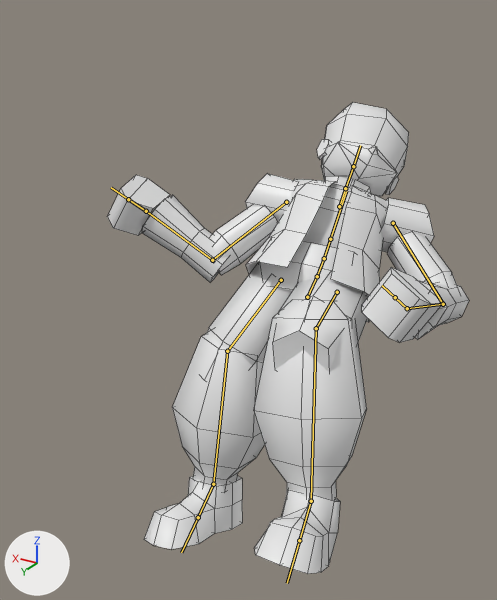
One commit to the FBX model Assets/Models/MainChar.fbx: the scene before it, then after it.
The view is the same before and after, from a camera (50 mm lens) standing at (-0.789, 1.611, 1.16) and looking at (0.135, 0.07, 0.39). Lighting does not change. The marker at lower left points along +X, +Y and +Z. Both versions are drawn at frame 20 of the action 'Laying'; the numbers are the values there. The bones that bend it are drawn over the model as lines. Mesh edges are drawn as thin lines.

In view in the first picture: 'GokuranChar'.
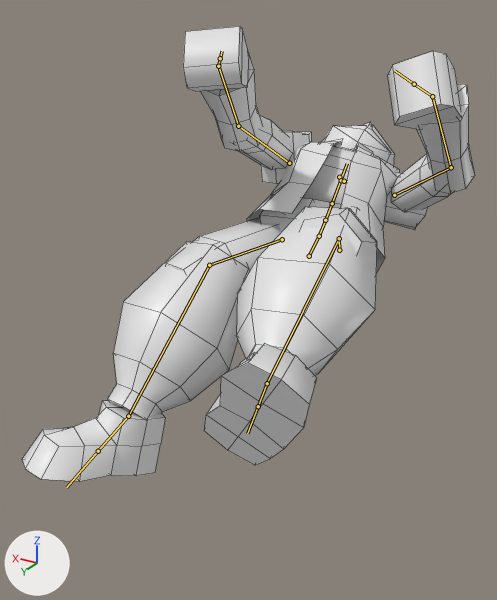
Pixel boxes [x1, y1, x2, y2] of what changed, in the pictures (497 x 600 px):
'GokuranChar', posed (25% wider): before [107, 102, 469, 574]; after [22, 26, 475, 482]
bone 'spine', root to tip: before (307, 297) to (318, 274); after (309, 256) to (320, 233)
bone 'spine.001', root to tip: before (317, 276) to (324, 258); after (319, 236) to (325, 220)
bone 'spine.002', root to tip: before (324, 258) to (330, 239); after (325, 220) to (332, 203)
bone 'spine.004', root to tip: before (339, 206) to (345, 188); after (339, 177) to (341, 180)
bone 'upper_arm.R', root to tip: before (286, 202) to (212, 260); after (289, 163) to (238, 126)
bone 'forearm.R', root to tip: before (212, 260) to (146, 211); after (238, 126) to (218, 66)
bone 'upper_arm.L', root to tip: before (393, 223) to (443, 304); after (394, 195) to (451, 167)
bone 'forearm.L', root to tip: before (443, 304) to (407, 308); after (451, 167) to (432, 96)
bone 'hand.L', root to tip: before (407, 308) to (395, 297); after (432, 96) to (414, 84)
bone 'thigh.R', root to tip: before (281, 280) to (227, 351); after (282, 239) to (209, 265)
bone 'shin.R', root to tip: before (227, 351) to (213, 484); after (209, 265) to (128, 416)
bone 'foot.R', root to tip: before (213, 484) to (198, 517); after (128, 416) to (98, 451)
bone 'thigh.L', root to tip: before (337, 292) to (316, 328); after (339, 250) to (339, 238)
bone 'shin.L', root to tip: before (316, 328) to (311, 501); after (339, 238) to (267, 383)
bone 'foot.L', root to tip: before (311, 501) to (299, 540); after (267, 383) to (258, 406)

What the commit changed:
Bone 'spine' (bone_spine) moves from (0.0, -0.363, 0.147) to (0.0, -0.246, 0.108).
Bone 'spine.001' (bone_spine_001) turns from (6, 13, -2) to (13, 13, -2) degrees about its own x, y and z.
Bone 'spine.002' (bone_spine_002) turns from (0, 0, 0) to (6, 9, 0) degrees about its own x, y and z.
Bone 'spine.004' (bone_spine_004) turns from (6, 20, -1) to (39, 0, 8) degrees about its own x, y and z.
Bone 'upper_arm.R' (bone_upper_arm_r) turns from (13, 9, -50) to (-56, -33, -10) degrees about its own x, y and z.
Bone 'forearm.R' (bone_forearm_r) turns from (-32, 29, 59) to (-15, 18, 15) degrees about its own x, y and z.
Bone 'upper_arm.L' (bone_upper_arm_l) turns from (2, -16, 45) to (-64, -12, 83) degrees about its own x, y and z.
Bone 'forearm.L' (bone_forearm_l) turns from (-36, 8, 68) to (-11, 9, 39) degrees about its own x, y and z.
Bone 'hand.L' (bone_hand_l) turns from (0, 0, 0) to (25, -4, 2) degrees about its own x, y and z.
Bone 'thigh.R' (bone_thigh_r) turns from (-11, 0, -10) to (34, -4, -19) degrees about its own x, y and z.
Bone 'shin.R' (bone_shin_r) turns from (-19, -3, 14) to (-21, 6, 20) degrees about its own x, y and z.
Bone 'foot.R' (bone_foot_r) turns from (4, 15, -2) to (-39, 17, -26) degrees about its own x, y and z.
Bone 'thigh.L' (bone_thigh_l) turns from (43, -3, -2) to (71, -20, -15) degrees about its own x, y and z.
Bone 'shin.L' (bone_shin_l) turns from (-62, 1, 7) to (-43, -7, 10) degrees about its own x, y and z.
Bone 'foot.L' (bone_foot_l) turns from (13, -2, 0) to (-2, -1, 3) degrees about its own x, y and z.
